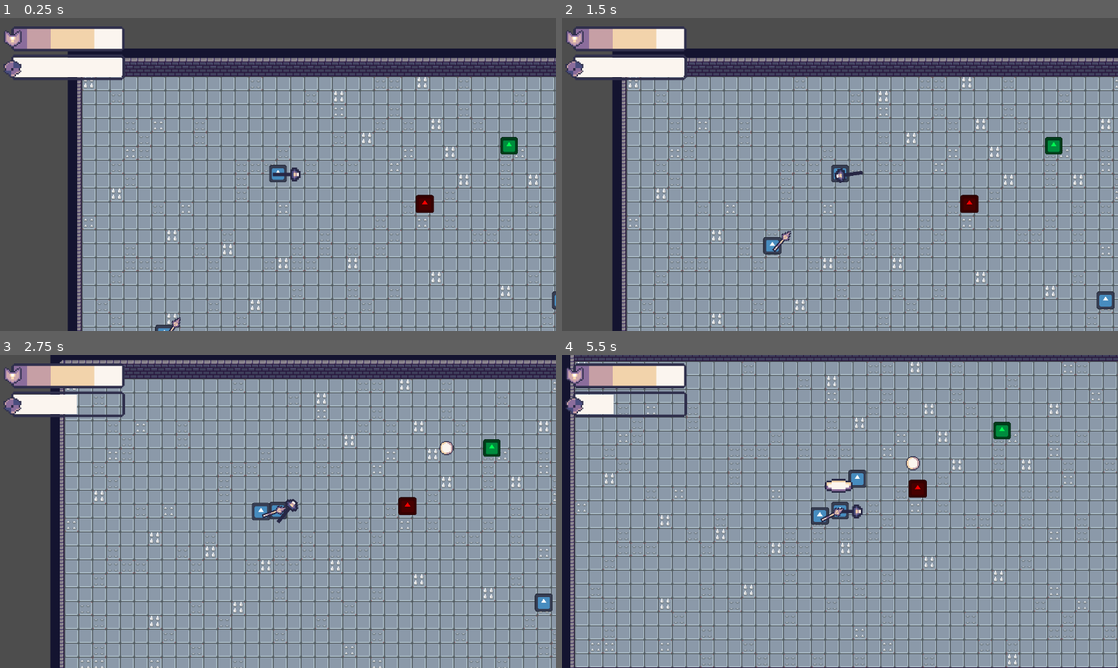
Above: before the commit, frames 1-4 (two rows, left to right).
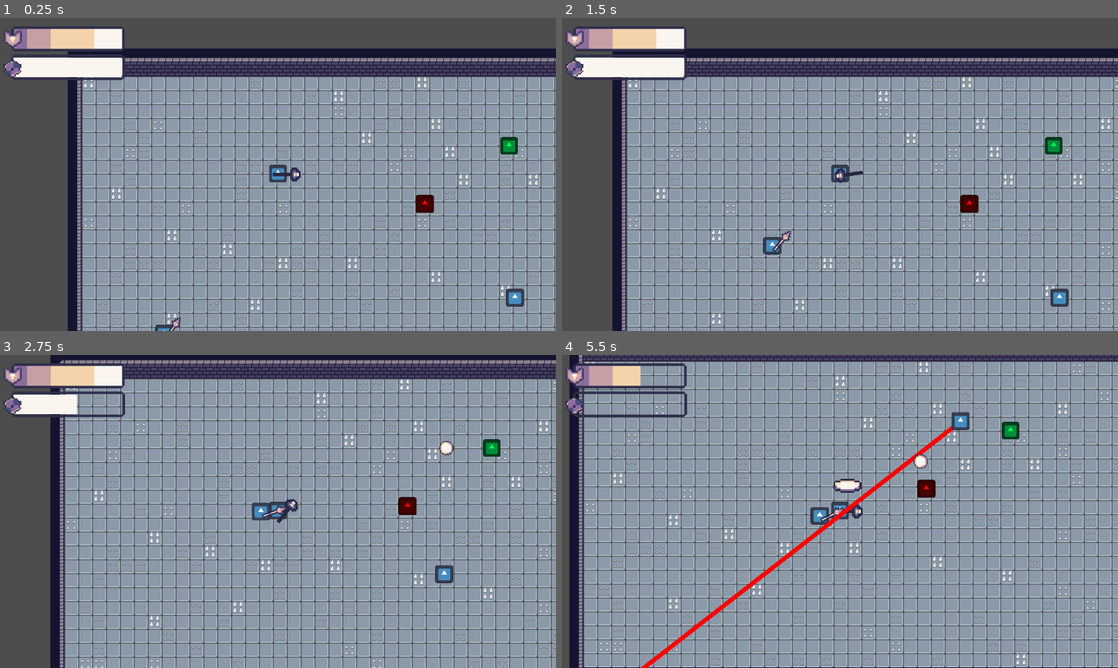
Above: after the commit, the same moments.

Repository: chabsseu/Stauffs-and-Magic
Game: Godot game, scene res://Scenes/Floors/test_world.tscn
The game is run twice, just before and just after one commit, with the same random seed, the same clock (stepped at 60 frames per second) and the same inputs. The engine's default icon, where the game draws it, is replaced by a stand-in: a white triangle on a blue panel in a dark square.
Inputs (mouse positions are in pixels of both pictures, inside the frame that each line leads up to):
- Up to frame 1 (0.25 s): no input
- Up to frame 2 (1.5 s): move the mouse to (962, 158) at 0.52 s; tap A (A) at 0.6 s; tap D (D) at 0.8, 1.35 s; move the mouse to (728, 190) at 1.27 s
- Up to frame 3 (2.75 s): tap S (S) at 1.55, 2.1 s; move the mouse to (333, 442) at 2.02 s; tap A (A) at 2.3 s
- Up to frame 4 (5.5 s): move the mouse to (812, 574) at 2.77 s; tap A (A) at 2.85, 4.55 s; tap D (D) at 3.05, 3.6, 5.3 s; move the mouse to (1006, 558) at 3.52 s; tap S (S) at 3.8, 4.35 s; move the mouse to (673, 464) at 4.27 s; move the mouse to (867, 511) at 5.02 s; tap W (W) at 5.1 s

The runs differ from the first frame. In frame 1, 0.2% of the frame differs, in the area x 91-100%, y 86-94%; in frame 2, 0.4%; in frame 3, 0.4%; in frame 4, 27%, in the area x 0-100%, y 0-100%.

Commit message:
add a damage function to the tank enemy

Diff:
--- a/Scenes/Enemies/slime.tscn
+++ b/Scenes/Enemies/slime.tscn
@@ -8,14 +8,14 @@
 [sub_resource type="RectangleShape2D" id="RectangleShape2D_pm37t"]
 
 [sub_resource type="CircleShape2D" id="CircleShape2D_4lx4x"]
-radius = 691.86127
+radius = 402.00125
 
 [node name="slime" type="CharacterBody2D" groups=["Enemy"]]
 script = ExtResource("1_pm37t")
 projectile_scene = ExtResource("2_4lx4x")
 shoot_interval = 2.5
 damage_node = ExtResource("3_6kvin")
-max_health = 10
+max_health = 5
 
 [node name="Sprite2D" type="Sprite2D" parent="."]
 self_modulate = Color(0, 1, 0.32156864, 1)
--- a/Scenes/Enemies/sloth.tscn
+++ b/Scenes/Enemies/sloth.tscn
@@ -9,12 +9,17 @@
 [sub_resource type="CircleShape2D" id="CircleShape2D_sm7oq"]
 radius = 274.5906
 
+[sub_resource type="RectangleShape2D" id="RectangleShape2D_ophrn"]
+size = Vector2(23, 22)
+
 [node name="sloth" type="CharacterBody2D" groups=["Enemy"]]
 script = ExtResource("1_sm7oq")
 max_health = 10
 damage_node = ExtResource("2_ophrn")
 charge_range = 500.0
+trajectory_color = Color(1, 0, 0, 1)
 retreat_distance = 200.0
+damage = 5
 
 [node name="Sprite2D" type="Sprite2D" parent="."]
 position = Vector2(-0.2500019, -0.25)
@@ -32,5 +37,11 @@
 [node name="CollisionShape2D" type="CollisionShape2D" parent="DetectionArea"]
 shape = SubResource("CircleShape2D_sm7oq")
 
+[node name="DamageArea" type="Area2D" parent="."]
+
+[node name="CollisionShape2D" type="CollisionShape2D" parent="DamageArea"]
+shape = SubResource("RectangleShape2D_ophrn")
+
 [connection signal="timeout" from="ChargeTimer" to="." method="_on_charge_timer_timeout"]
 [connection signal="body_entered" from="DetectionArea" to="." method="_on_detection_area_body_entered"]
+[connection signal="body_entered" from="DamageArea" to="." method="_on_damage_area_body_entered"]
--- a/Scenes/Enemies/spear_guy.tscn
+++ b/Scenes/Enemies/spear_guy.tscn
@@ -16,6 +16,7 @@
 [node name="spear_guy" type="CharacterBody2D" groups=["Enemy"]]
 script = ExtResource("1_o0ygb")
 speed = 100.0
+max_health = 3
 damage_node = ExtResource("2_1ky8i")
 
 [node name="Sprite2D" type="Sprite2D" parent="."]
--- a/Scenes/Floors/test_world.tscn
+++ b/Scenes/Floors/test_world.tscn
@@ -176,7 +176,7 @@
 position = Vector2(81, 331)
 
 [node name="sloth" parent="." instance=ExtResource("6_ruqt4")]
-position = Vector2(552, 274)
+position = Vector2(499, 271)
 charge_speed = 500.0
 windup_time = 1.0
 min_attack_distance = 25.0
--- a/Scripts/Enemies/sloth.gd
+++ b/Scripts/Enemies/sloth.gd
@@ -11,6 +11,7 @@
 @export var trajectory_color: Color = Color(1, 0, 0, 0.5)  # Red with transparency
 @export var min_attack_distance: float = 50.0  # Stop charging this close to player
 @export var retreat_distance: float = 250.0  # Retreat to this distance after charge
+@export var damage: int
 
 enum State { IDLE, WINDUP, CHARGING, RETREATING, COOLDOWN }
 
@@ -135,3 +136,9 @@
 
 func die() -> void:
 	queue_free()
+
+
+func _on_damage_area_body_entered(body: Node2D) -> void:
+	if body.is_in_group("Player"):
+		body.take_armor_damage(damage)
+		take_damage(1)
--- /dev/null
+++ b/Scripts/Global/status_effects.gd
@@ -0,0 +1,11 @@
+extends Node
+
+
+# Called when the node enters the scene tree for the first time.
+func _ready() -> void:
+	pass # Replace with function body.
+
+
+# Called every frame. 'delta' is the elapsed time since the previous frame.
+func _process(delta: float) -> void:
+	pass
--- a/project.godot
+++ b/project.godot
@@ -17,7 +17,7 @@
 
 [autoload]
 
-PlayerState="*res://Scripts/Player/PlayerState.gd"
+PlayerState="*res://Scripts/Global/PlayerState.gd"
 
 [display]
 
Not shown: 1 places in Scenes/Enemies/sloth.tscn that only renumber resources
Renamed: Scripts/Player/PlayerState.gd -> Scripts/Global/PlayerState.gd
Renamed: Scripts/Player/PlayerState.gd.uid -> Scripts/Global/PlayerState.gd.uid
Not shown, added: Scripts/Global/status_effects.gd.uid
